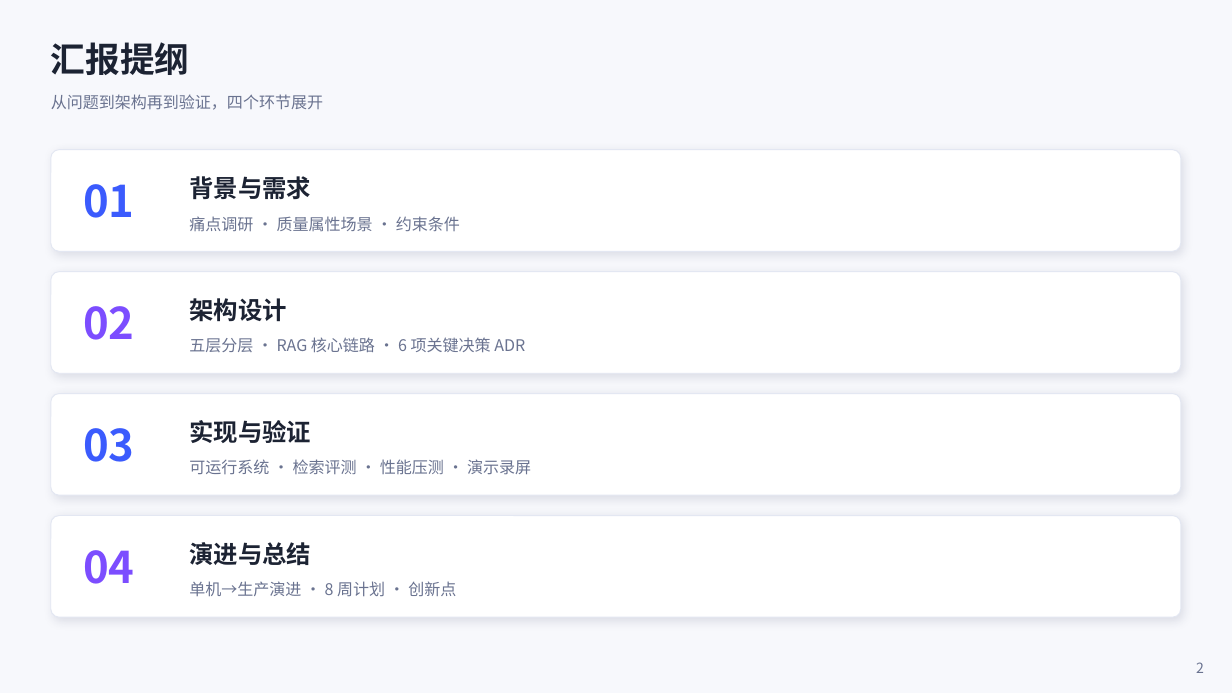
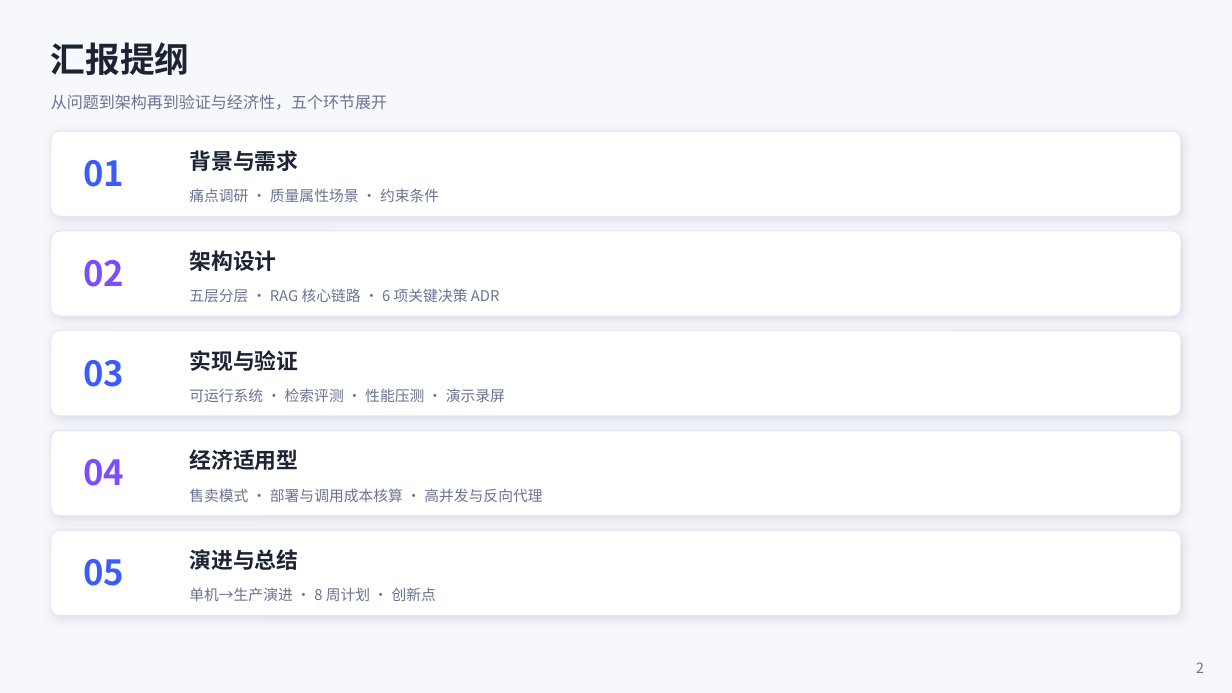
Before and after one commit to yelikour/campus-qa, a slide deck: slide 2 of ppt/智问校园CampusMind答辩PPT.pptx. Drawn at 1232x693 pixels with LibreOffice and Linux fonts; fonts in the diff are those of the drawing. Boxes give left, top, right and bottom in pixels: in the first picture for what was removed or moved away, otherwise in the second. Text is boxed around its words. In the diff, an @@ line names an element or a change of style, - is before the commit and + after.

```diff
--- a/ppt/智问校园CampusMind答辩PPT.pptx
+++ b/ppt/智问校园CampusMind答辩PPT.pptx
@@ text at (51,94,387,110): text changed @@
-从问题到架构再到验证，四个环节展开
+从问题到架构再到验证与经济性，五个环节展开
@@ rounded rectangle: place and size @@
-rounded rectangle at (51,150,1181,251)
+rounded rectangle at (51,131,1181,216)
@@ text "01": place and size @@
-text "01" at (83,184,134,218)
+text "01" at (83,160,124,187)
@@ text "背景与需求": place and size @@
-text "背景与需求" at (189,176,311,200)
+text "背景与需求" at (189,150,298,171)
@@ text "痛点调研 · 质量属性场景 · 约束条件": place and size @@
-text "痛点调研 · 质量属性场景 · 约束条件" at (189,216,460,231)
+text "痛点调研 · 质量属性场景 · 约束条件" at (189,188,439,202)
@@ rounded rectangle: place and size @@
-rounded rectangle at (51,272,1181,373)
+rounded rectangle at (51,231,1181,316)
@@ text "02": place and size @@
-text "02" at (83,306,134,340)
+text "02" at (83,260,124,287)
@@ text "架构设计": place and size @@
-text "架构设计" at (189,298,286,322)
+text "架构设计" at (189,250,276,271)
@@ text "五层分层 · RAG 核心链路 · ...": place and size @@
-text "五层分层 · RAG 核心链路 · ..." at (189,337,525,353)
+text "五层分层 · RAG 核心链路 · ..." at (189,288,500,302)
@@ rounded rectangle: place and size @@
-rounded rectangle at (51,394,1181,495)
+rounded rectangle at (51,331,1181,416)
@@ text "03": place and size @@
-text "03" at (83,428,134,462)
+text "03" at (83,360,124,387)
@@ text "实现与验证": place and size @@
-text "实现与验证" at (189,420,311,443)
+text "实现与验证" at (189,350,298,371)
@@ text "可运行系统 · 检索评测 · 性能压测 ...": place and size @@
-text "可运行系统 · 检索评测 · 性能压测 ..." at (189,459,531,475)
+text "可运行系统 · 检索评测 · 性能压测 ..." at (189,388,505,402)
@@ proportions changed in 4 elements at (51,131,1181,216), (51,231,1181,316), (51,331,1181,416), (51,431,1181,516) @@
@@ rounded rectangle: place and size @@
-rounded rectangle at (51,516,1181,617)
+rounded rectangle at (51,431,1181,516)
@@ size 34 to 27 pt in 4 elements at (83,160,124,187), (83,260,124,287), (83,360,124,387), (83,459,124,486) @@
@@ text "04": place and size @@
-text "04" at (83,550,134,584)
+text "04" at (83,459,124,486)
@@ text added at (189,449,298,470), 17 pt, text #1C2333, bold @@
+经济适用型
@@ text added at (189,488,542,502), 11.5 pt, text #6A7390 @@
+售卖模式 · 部署与调用成本核算 · 高并发与反向代理
@@ rounded rectangle added at (51,531,1181,616), fill #FFFFFF, outline #E3E7F2 0.75 pt @@
@@ text added at (83,559,124,586), 27 pt, text #3B5BFD, bold @@
+05
@@ size 19 to 17 pt in 4 elements at (189,150,298,171), (189,250,276,271), (189,350,298,371), (189,549,298,570) @@
@@ text "演进与总结": place and size @@
-text "演进与总结" at (189,542,311,565)
+text "演进与总结" at (189,549,298,570)
@@ size 12.5 to 11.5 pt in 4 elements at (189,188,439,202), (189,288,500,302), (189,388,505,402), (189,587,436,601) @@
```
Also in this commit, not shown: 2 other slides changed, 3 slides added, 10 other files.
